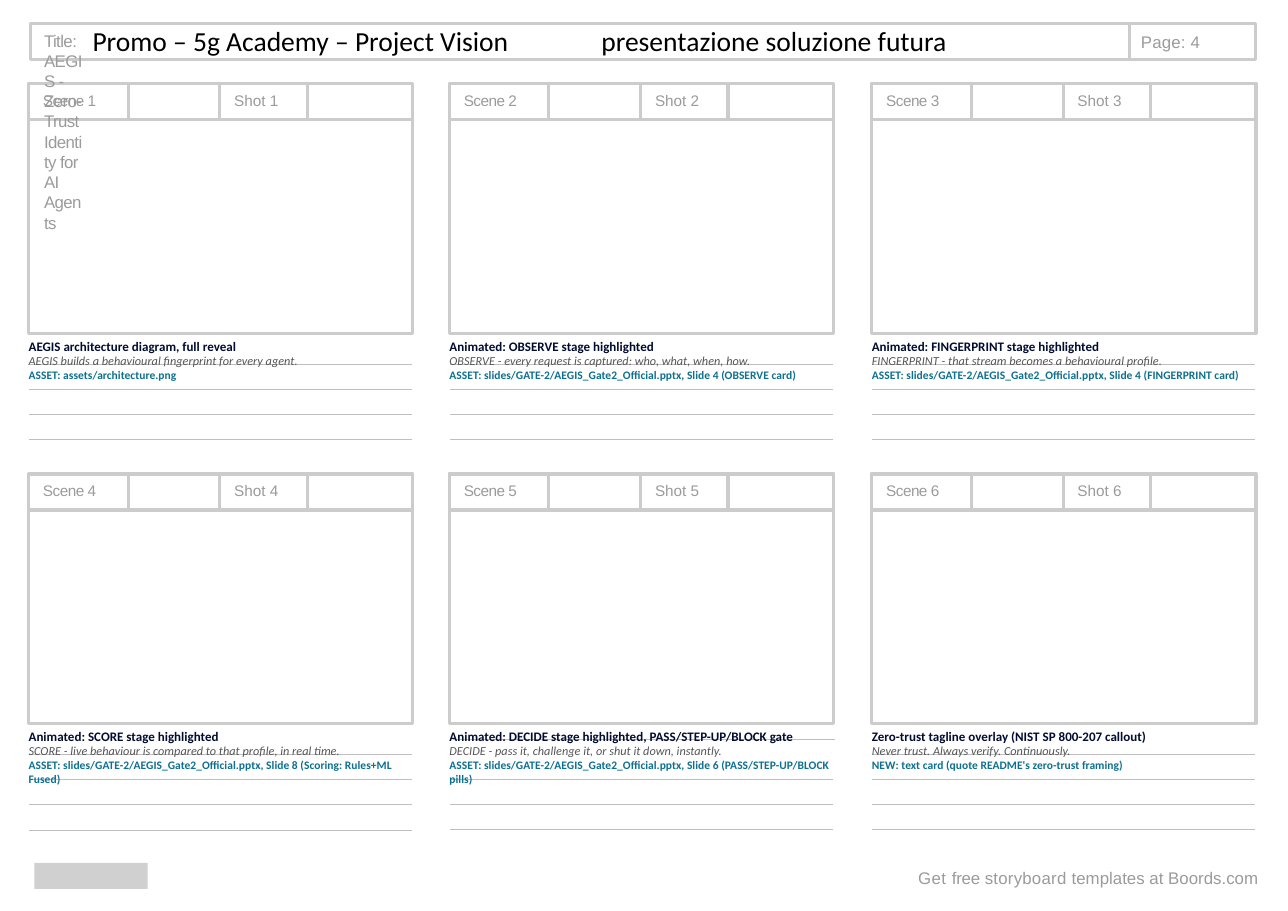
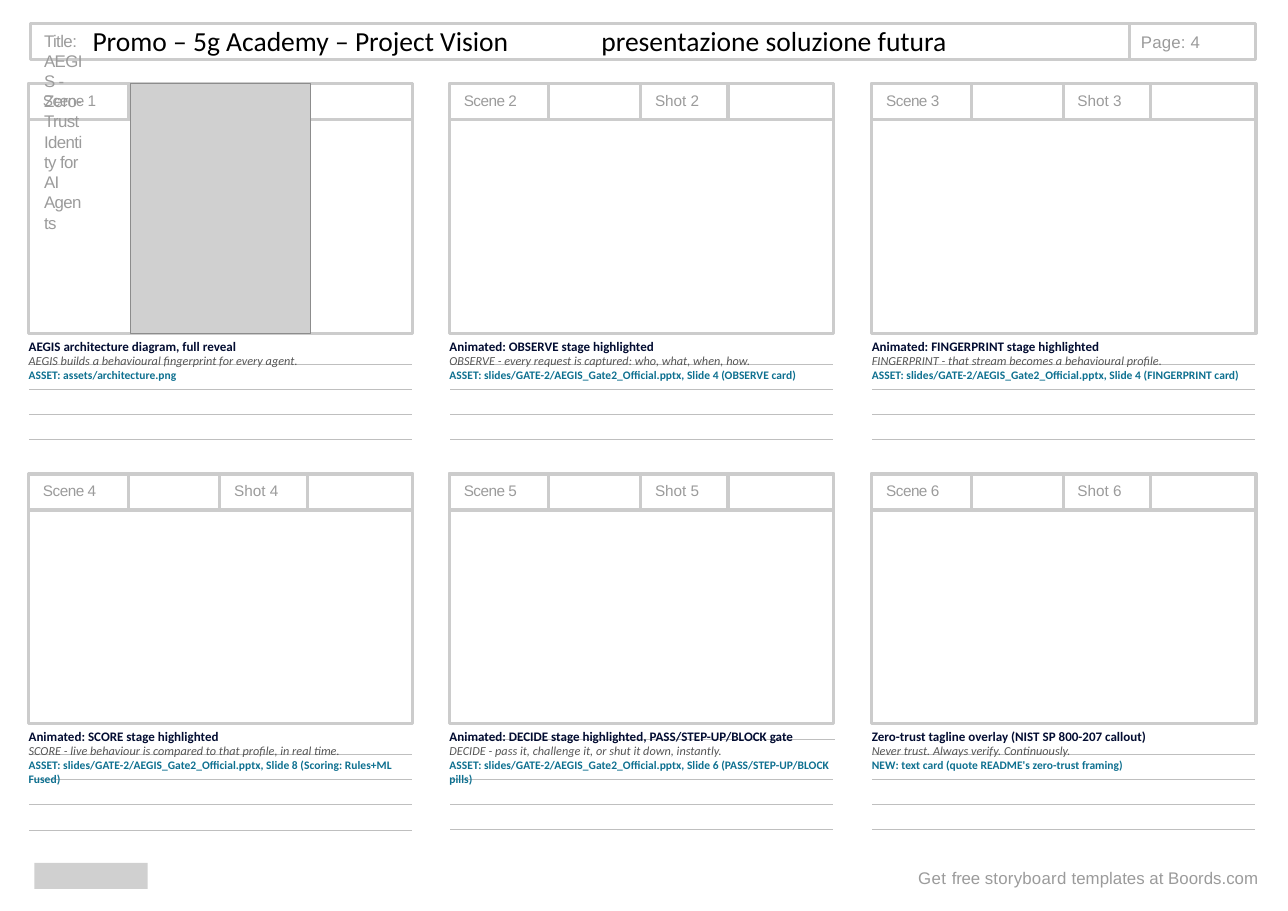
Before and after one commit to fauzan111/AEGIS, a slide deck: slide 4 of slides/GATE-3/AEGIS_Gate3_Storyboard.pptx. Drawn at 1288x911 pixels with LibreOffice and Linux fonts; fonts in the diff are those of the drawing; grey boxes stand for pictures. Boxes give left, top, right and bottom in pixels: in the first picture for what was removed or moved away, otherwise in the second. Text is boxed around its words. In the diff, an @@ line names an element or a change of style, - is before the commit and + after.

```diff
--- a/slides/GATE-3/AEGIS_Gate3_Storyboard.pptx
+++ b/slides/GATE-3/AEGIS_Gate3_Storyboard.pptx
@@ picture added at (131, 84, 311, 333) @@
@@ text in rectangle at (234, 95, 279, 106): text removed @@
-Shot 1
```
Also in this commit, not shown: 6 other slides changed, 1 other file.
